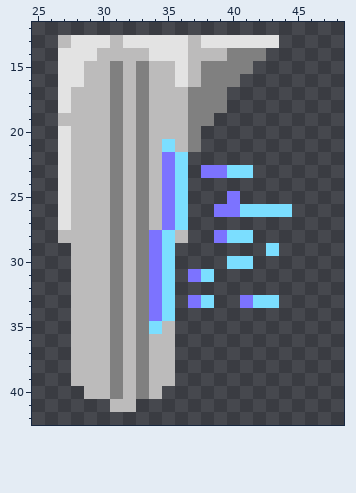
Two versions of one pixel-art sprite, assets/sprites/zipper/zipper.png. Above, as it was before the edit.
The file is 64x64 pixels. Shown: x 25..48, y 12..42.
Once edited:
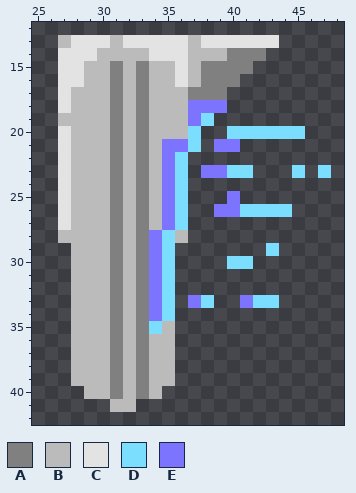
Palette (. is transparent): A #808080  B #bcbbbb  C #e3e3e3  D #7bdeff  E #7c73ff
The edit:
@@ x 33..48 @@
 17 ABBBAAA.........
-18 ABBBAAA.........
-19 ABBBAA..........
-20 ABBBA...........
-21 ABDBA...........
+18 ABBBEEE.........
+19 ABBBED..........
+20 ABBBD..DDDDDD...
+21 ABEED.EE........
 22 ABED............
-23 ABED.EEDD.......
+23 ABED.EEDD...D.D.
 24 ABED............
@@ x 35..43 @@
 27 ED.......
-28 DB..EDD..
+28 DB.......
 29 D.......D
 30 D....DD..
-31 D.ED.....
+31 D........
 32 D........
Where, in picture pixels (left, top, right, bottom), the same in both pictures:
changed: (162, 100, 331, 178)
erased: (188, 230, 253, 282)
